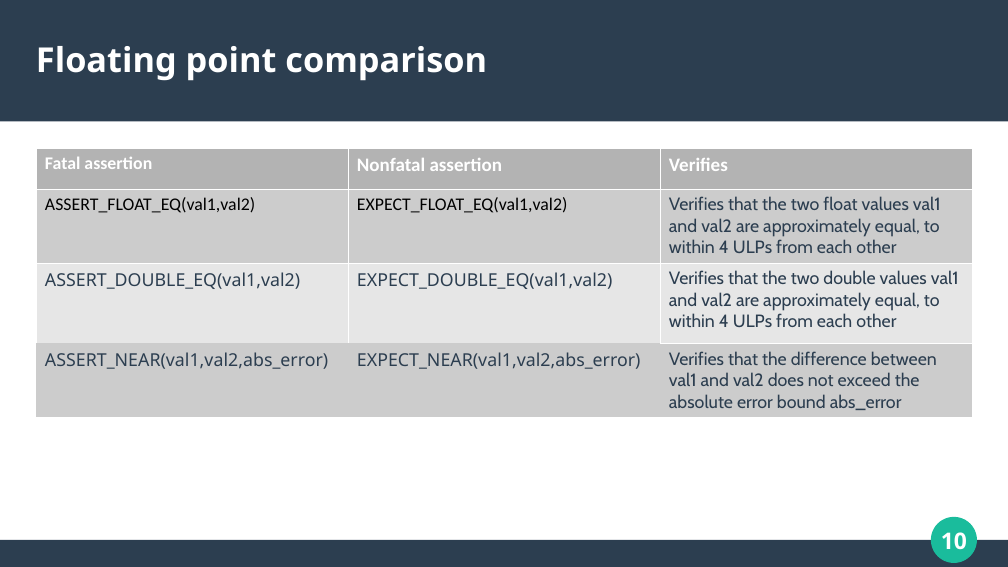
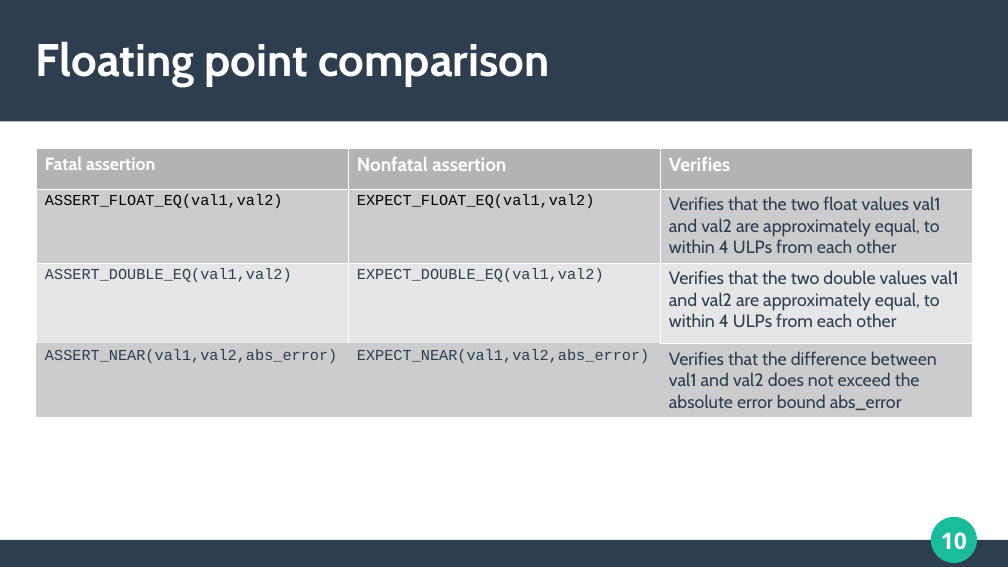
Before and after one commit to groskopf/gtest_training, a slide deck: slide 10 of presentation/presentation.odp. Drawn at 1008x567 pixels with LibreOffice and Linux fonts; fonts in the diff are those of the drawing. Boxes give left, top, right and bottom in pixels: in the first picture for what was removed or moved away, otherwise in the second. Text is boxed around its words. In the diff, an @@ line names an element or a change of style, - is before the commit and + after.

```diff
--- a/presentation/presentation.odp
+++ b/presentation/presentation.odp
@@ title "Floating point comparison" at [36,41,549,88]: size 27 to 36 pt, font Noto Sans to Cabin @@
@@ table at [36,148,971,414] @@
@@ font Calibri to Cabin in "Fatal assertion", "Nonfatal assertion", "Verifies" @@
@@ size 14 to 12 pt in "ASSERT_FLOAT_EQ(val1,val2)", "EXPECT_FLOAT_EQ(val1,val2)", "ASSERT_DOUBLE_EQ(val1,val2)", "EXPECT_DOUBLE_EQ(val1,val2)" and 2 more places @@
@@ font Calibri to Courier New in "ASSERT_FLOAT_EQ(val1,val2)", "EXPECT_FLOAT_EQ(val1,val2)" @@
@@ font Noto Sans to Courier New in "ASSERT_DOUBLE_EQ(val1,val2)", "EXPECT_DOUBLE_EQ(val1,val2)", "ASSERT_NEAR(val1,val2,abs_error)", "EXPECT_NEAR(val1,val2,abs_error)" @@
```
Also in this commit, not shown: 37 other slides changed, 32 slides added, 7 slides removed.
